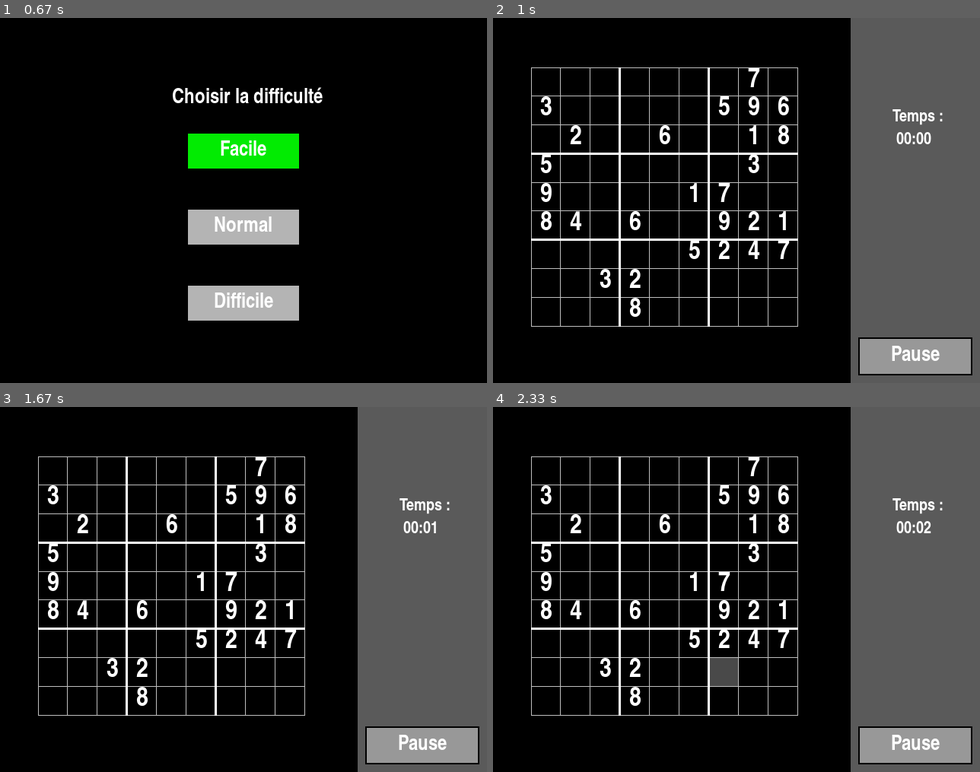
Above: before the commit, frames 1-4 (two rows, left to right).
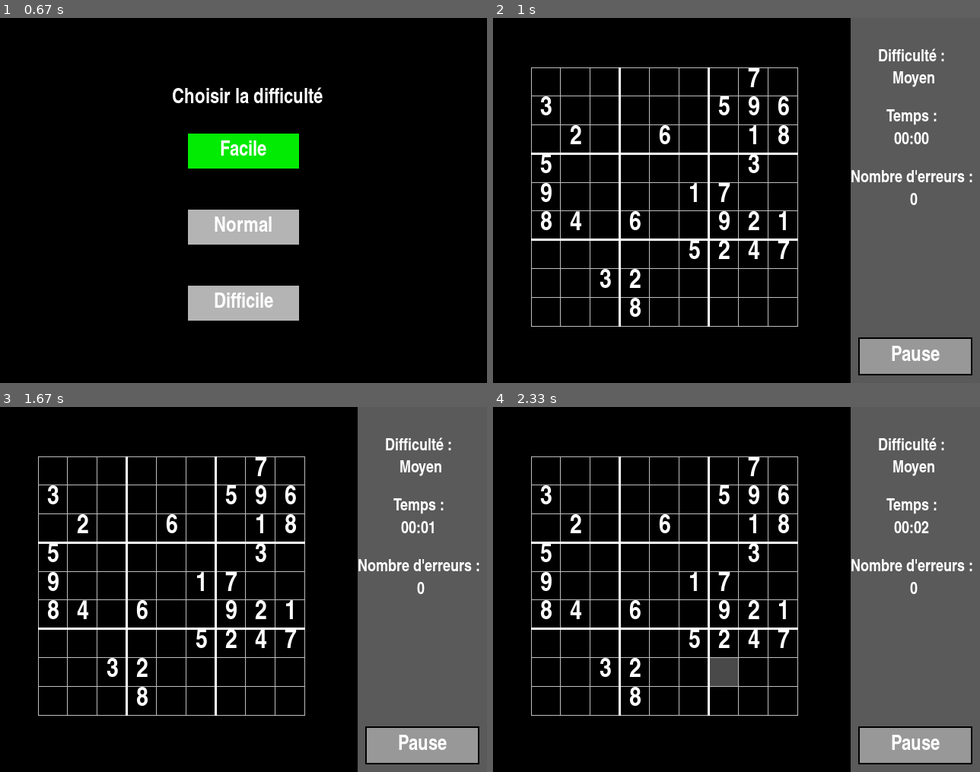
Above: after the commit, the same moments.

Repository: erwandemerville/4Games
Game: pygame game, started from src/main.py
The game is run twice, just before and just after one commit, with the same random seed, the same clock (stepped at 60 frames per second) and the same inputs.
Inputs (mouse positions are in pixels of both pictures, inside the frame that each line leads up to):
- Up to frame 1 (0.67 s): click (194, 160) at 0.38 s
- Up to frame 2 (1 s): click (736, 222) at 0.8 s
- Up to frame 3 (1.67 s): click (92, 534) at 1.2 s; click (423, 717) at 1.55 s
- Up to frame 4 (2.33 s): click (746, 465) at 1.88 s; click (712, 684) at 2.22 s

Frame 1 is identical in both runs. In frame 2, 1.2% of the frame differs, in the area x 73-99%, y 8-52%; in frame 3, 1.2%; in frame 4, 1.2%.

Commit message:
ajout de l'affichage du nb d'erreurs et difficulté

Diff:
--- a/src/SubMenu/__init__.py
+++ b/src/SubMenu/__init__.py
@@ -214,8 +214,15 @@
 
     def draw(self, frame):
         pygame.draw.rect(frame, (90, 90, 90), (470, 0, 170, 480))
-        frame.blit(self.police.render("Temps : ", True, (255,255,255)), (525, 120))
-        frame.blit(self.police.render(self.data.partie.getStringTime(), True, (255,255,255)), (530, 150))
+        frame.blit(self.police.render("Difficulté : ", True, (255,255,255)), (553 - self.police.size("Difficulté : ")[0]/2, 40))
+        temp = self.data.partie.getDiffStr()
+        frame.blit(self.police.render(temp, True, (255,255,255)), (553 - self.police.size(temp)[0]/2, 70))
+        frame.blit(self.police.render("Temps : ", True, (255,255,255)), (553 - self.police.size("Temps : ")[0]/2, 120))
+        temp = self.data.partie.getStringTime()
+        frame.blit(self.police.render(temp, True, (255,255,255)), (553 - self.police.size(temp)[0]/2, 150))
+        frame.blit(self.police.render("Nombre d'erreurs : ", True, (255,255,255)), (553 - self.police.size("Nombre d'erreurs : ")[0]/2, 200))
+        temp = str(self.data.partie.getNbErreurs())
+        frame.blit(self.police.render(temp, True, (255,255,255)), (553 - self.police.size(temp)[0]/2, 230))
         super().draw(frame)
 
 class Menu_SudokuEnd(Menu_G):
